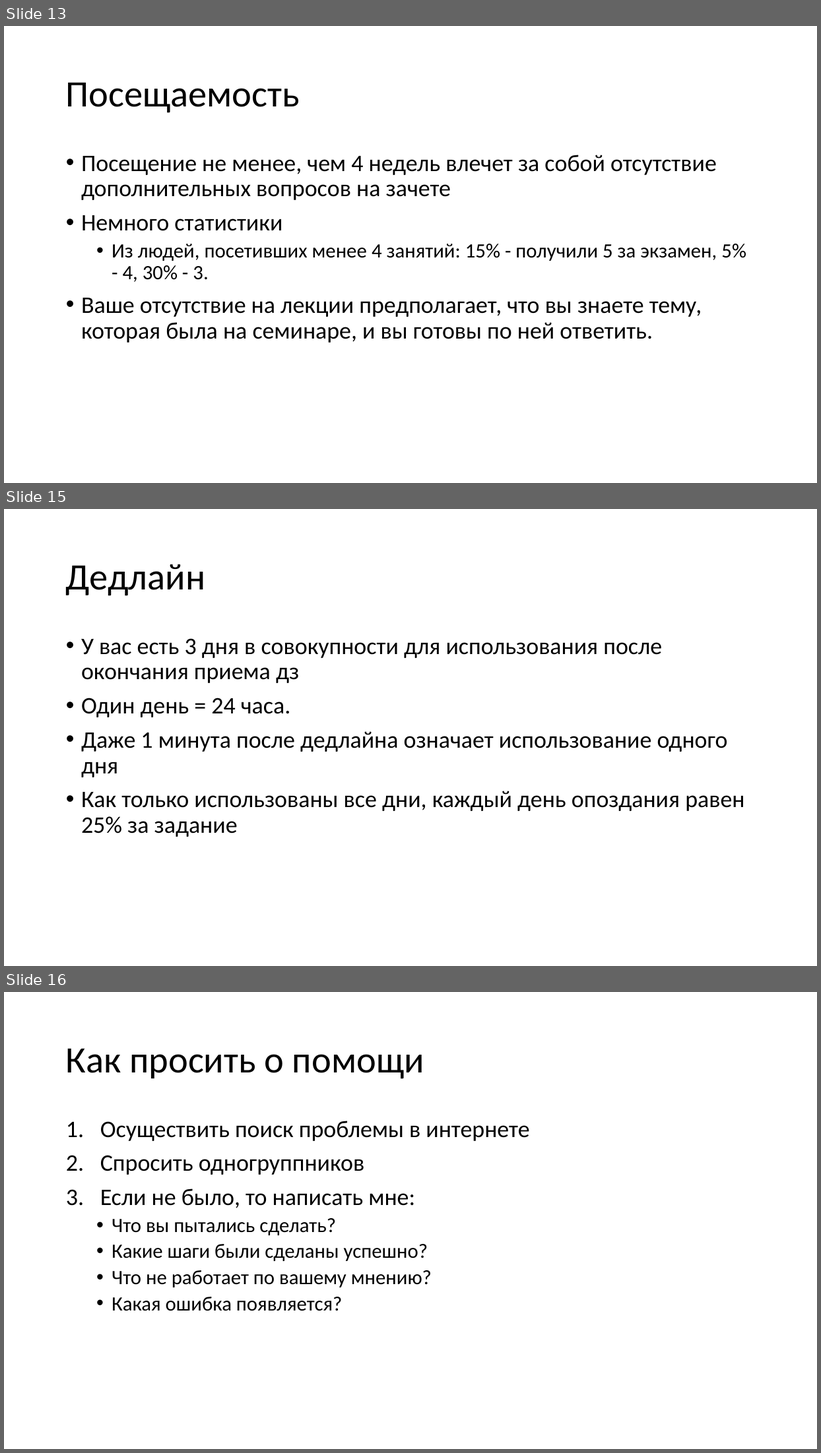
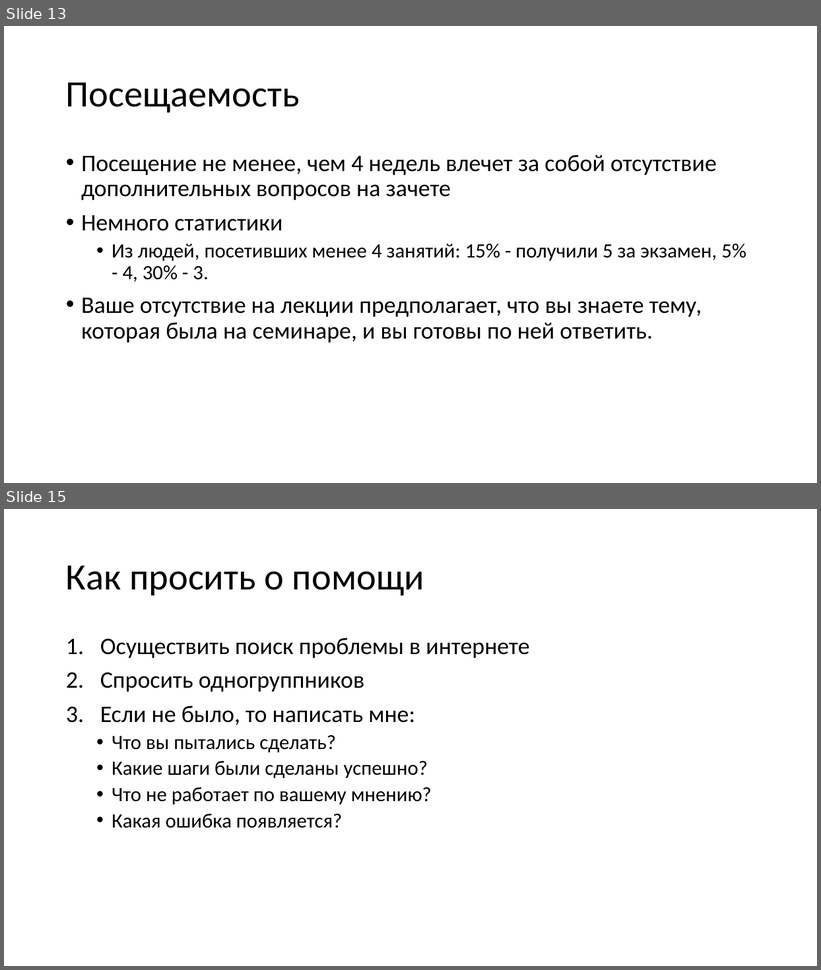
Before and after one commit to bakanchevn/DataBases_MIREA_2018-2019, a slide deck: Week1/Lec1.pptx. Shown one above the other, each under a label of ours: slides 13, 15 and 16 before the commit, slides 13 and 15 after it; the slides between them are not shown. The pictures are 821x1453 and 821x970 pixels, drawn with LibreOffice and Linux fonts; fonts in the diff are those of the drawing. Boxes give left, top, right and bottom in pixels: in the first picture for what was removed or moved away, otherwise in the second. Text is boxed around its words. In the diff, an @@ line names an element or a change of style, - is before the commit and + after.

```diff
--- a/Week1/Lec1.pptx
+++ b/Week1/Lec1.pptx
@@ slide 15 removed at (4, 509, 817, 966), background #FFFFFF @@
@@ title removed at (66, 564, 205, 596) @@
-Дедлайн
@@ text removed at (81, 638, 745, 837) @@
-• У вас есть 3 дня в совокупности для использования после окончания приема дз
-• Один день = 24 часа.
-• Даже 1 минута после дедлайна означает использование одного дня
-• Как только использованы все дни, каждый день опоздания равен 25% за задание
@@ what was slide 16 is now slide 15 @@
```
Also in this commit, not shown: 4 slides changed, 1 other file.
